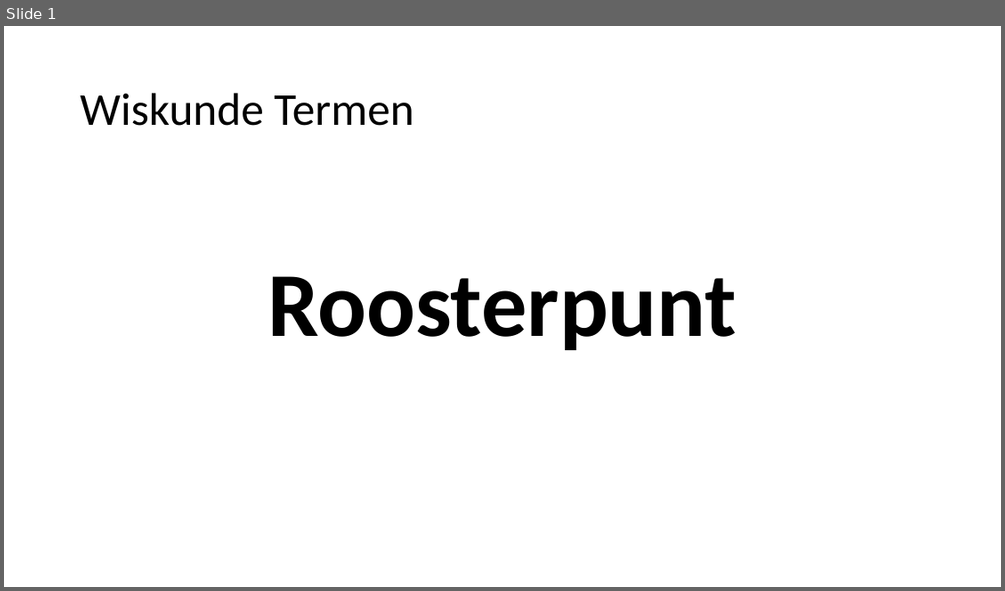
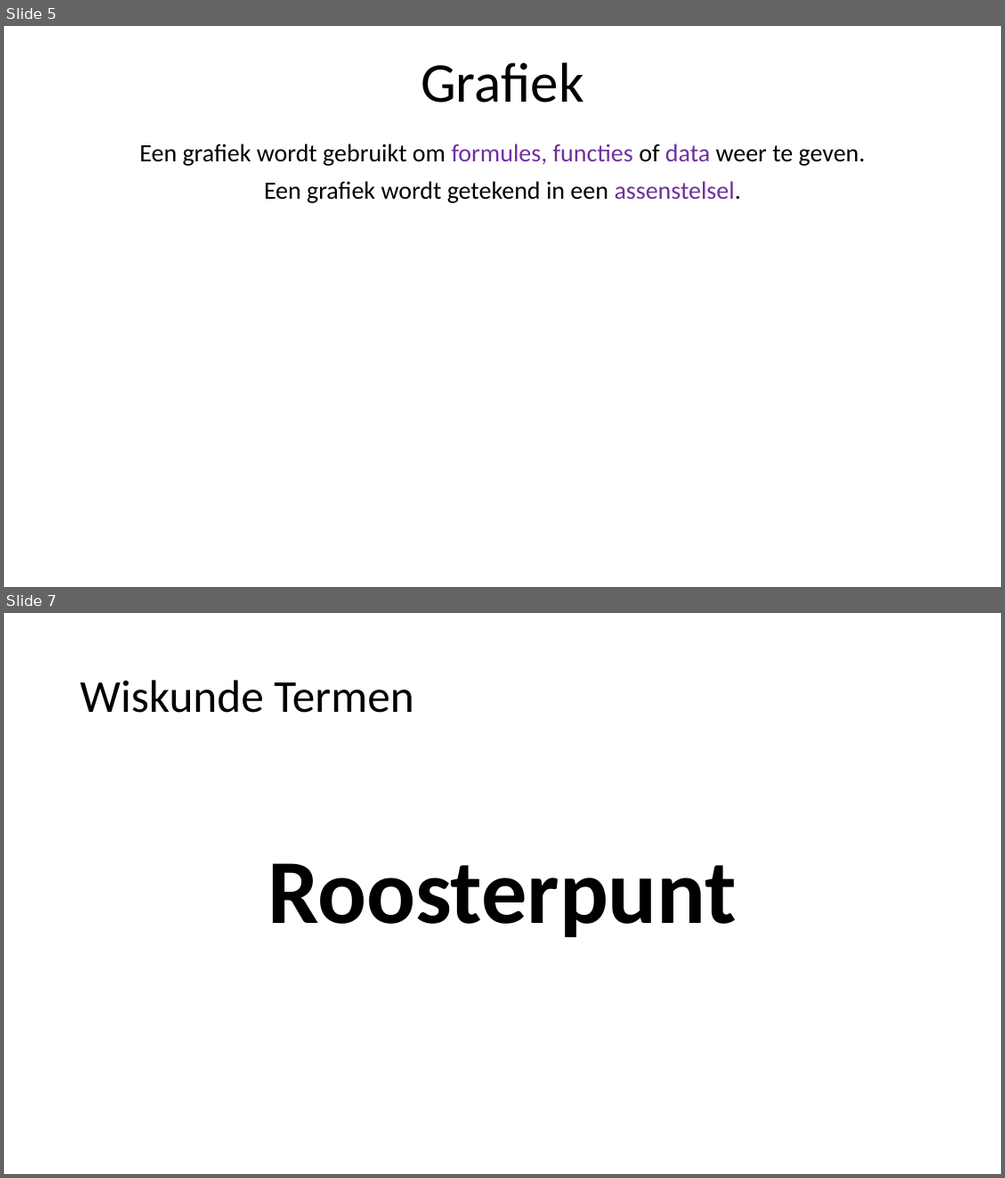
Before and after one commit to heinvinkel/wiskundetermen, a slide deck: verbanden en formules/AAAAverbanden en formules.pptx. Shown one above the other, each under a label of ours: slide 1 before the commit, slides 5 and 7 after it; the slides between them are not shown. The pictures are 1005x591 and 1005x1178 pixels, drawn with LibreOffice and Linux fonts; fonts in the diff are those of the drawing. Boxes give left, top, right and bottom in pixels: in the first picture for what was removed or moved away, otherwise in the second. Text is boxed around its words. In the diff, an @@ line names an element or a change of style, - is before the commit and + after.

```diff
--- a/verbanden en formules/AAAAverbanden en formules.pptx
+++ b/verbanden en formules/AAAAverbanden en formules.pptx
@@ slide 5 added at (4, 26, 1001, 587), background #FFFFFF @@
@@ title added at (421, 62, 583, 103), 54 pt, text #000000 @@
+Grafiek
@@ subtitle added at (139, 143, 866, 203), 24 pt, text #000000 @@
+Een grafiek wordt gebruikt om formules, functies of data weer te geven.
+Een grafiek wordt getekend in een assenstelsel.
@@ what was slide 1 is now slide 7 @@
```
Also in this commit, not shown: 5 other slides added, 7 other files.
